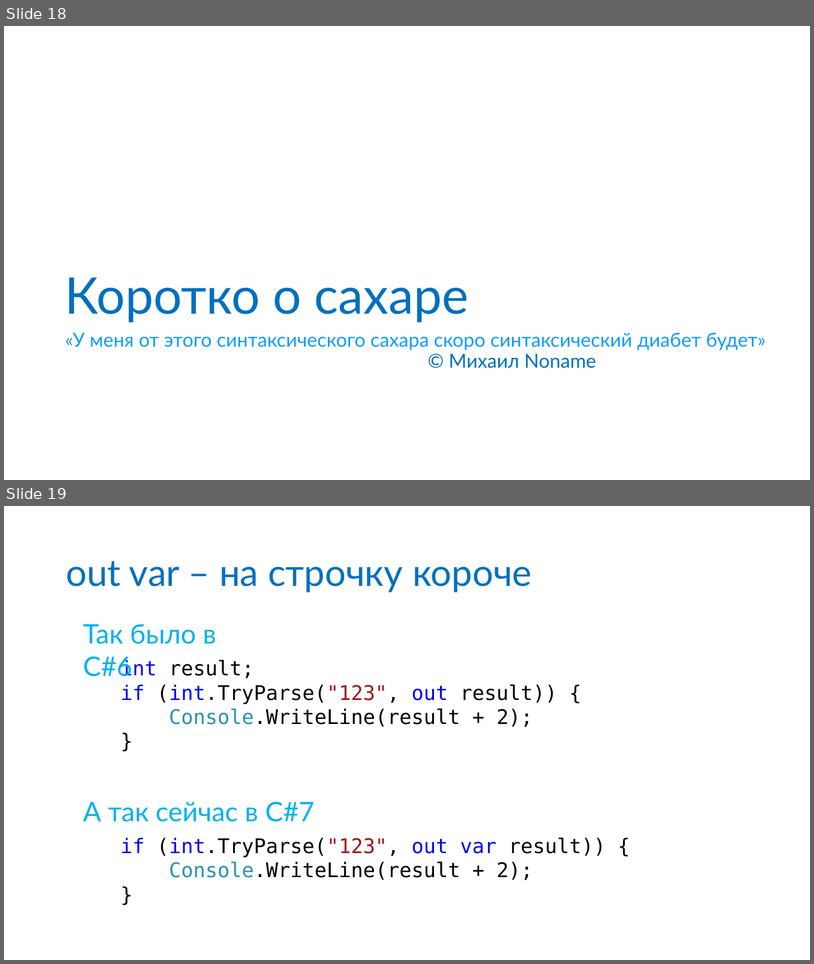
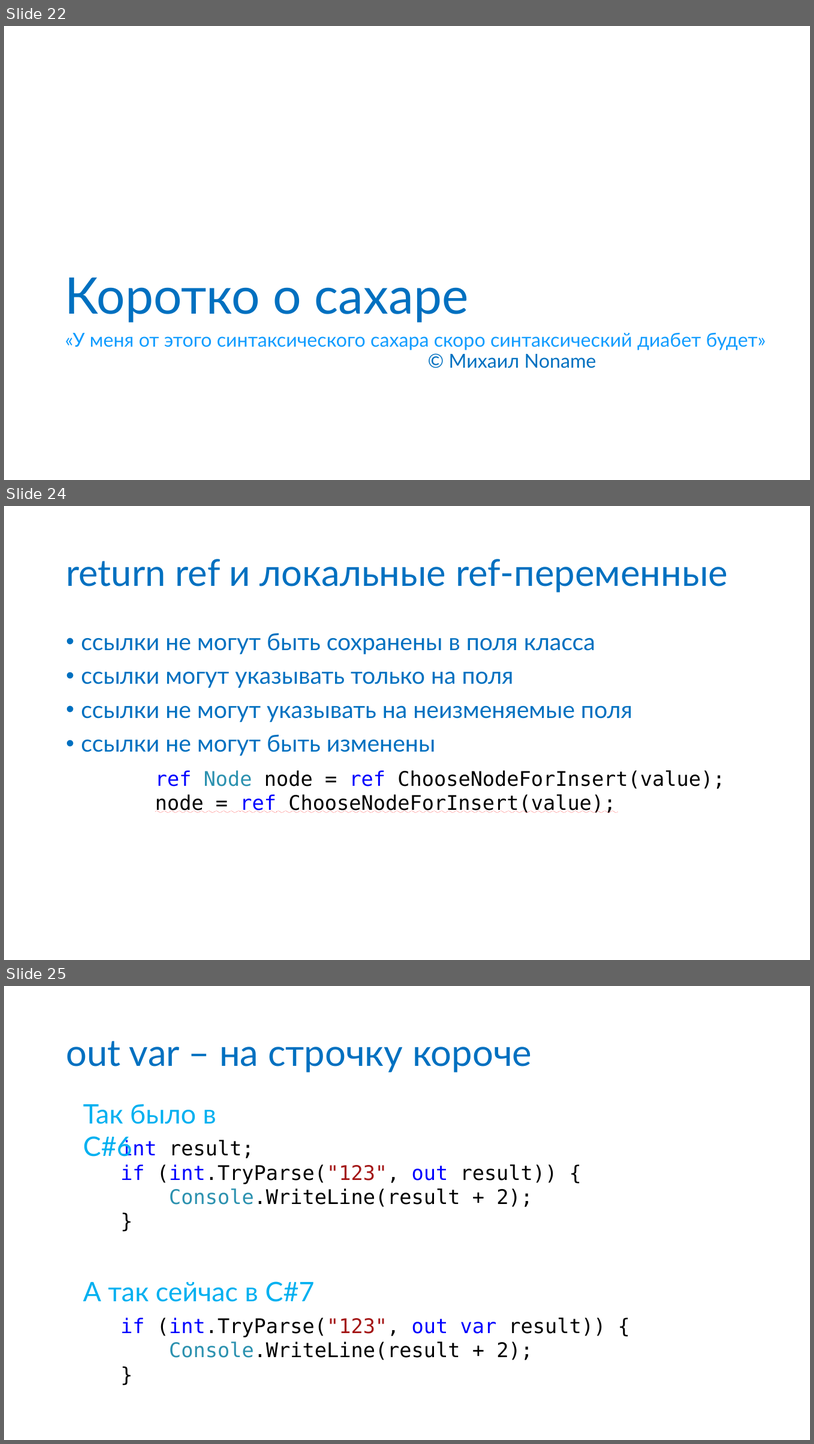
Before and after one commit to anaym/FC-CS7, a slide deck: CS7.pptx. Shown one above the other, each under a label of ours: slides 18 and 19 before the commit, slides 22, 24 and 25 after it; the slides between them are not shown. The pictures are 814x964 and 814x1444 pixels, drawn with LibreOffice and Linux fonts; fonts in the diff are those of the drawing. Boxes give left, top, right and bottom in pixels: in the first picture for what was removed or moved away, otherwise in the second. Text is boxed around its words. In the diff, an @@ line names an element or a change of style, - is before the commit and + after.

```diff
--- a/CS7.pptx
+++ b/CS7.pptx
@@ slide 24 added at (4,506,810,960), background #FFFFFF @@
@@ title added at (66,559,728,592), 44 pt, text #0070C0 @@
+return ref и локальные ref-переменные
@@ text added at (81,633,633,756), 28 pt, text #0070C0 @@
+• ссылки не могут быть сохранены в поля класса
+• ссылки могут указывать только на поля
+• ссылки не могут указывать на неизменяемые поля
+• ссылки не могут быть изменены
@@ text added at (155,770,725,813), 24 pt, text #000000 @@
+ref Node node = ref ChooseNodeForInsert(value);
+node = ref ChooseNodeForInsert(value);
@@ what was slide 18 is now slide 22 @@
@@ what was slide 19 is now slide 25 @@
```
Also in this commit, not shown: 3 slides changed, 8 other slides added, 1 slide removed, 5 other files.
